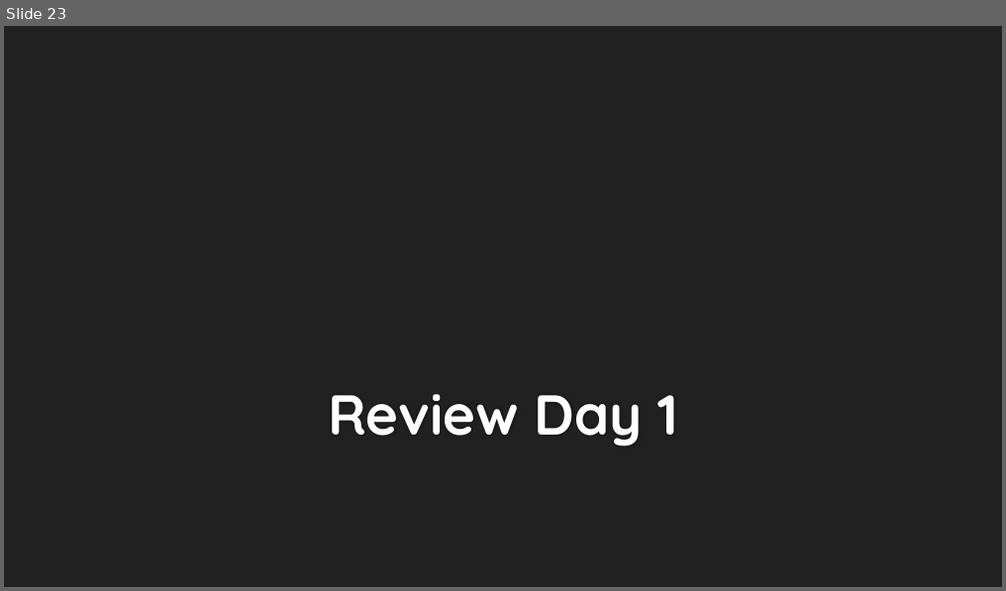
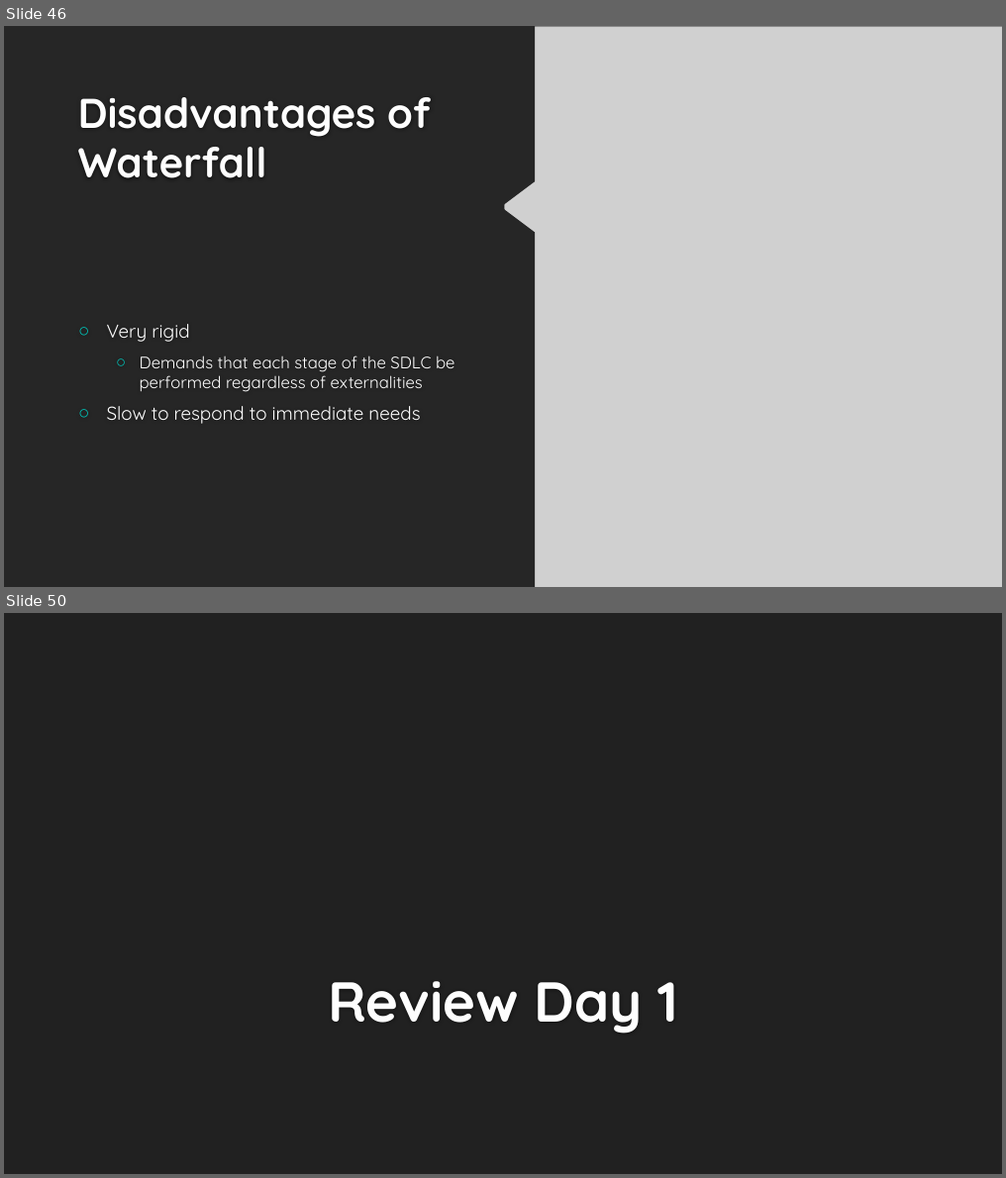
Before and after one commit to hexa-decim8/ISBPM, a slide deck: Class_Materials/Week_3/Day_1/ISBPM w3d1.pptx. Shown one above the other, each under a label of ours: slide 23 before the commit, slides 46 and 50 after it; the slides between them are not shown. The pictures are 1006x591 and 1006x1178 pixels, drawn with LibreOffice and Linux fonts; fonts in the diff are those of the drawing; grey boxes stand for pictures; background and template pictures are left out. Boxes give left, top, right and bottom in pixels: in the first picture for what was removed or moved away, otherwise in the second. Text is boxed around its words. In the diff, an @@ line names an element or a change of style, - is before the commit and + after.

```diff
--- a/Class_Materials/Week_3/Day_1/ISBPM w3d1.pptx
+++ b/Class_Materials/Week_3/Day_1/ISBPM w3d1.pptx
@@ slide 46 added at [4, 26, 1002, 587], background #212121 @@
@@ freeform shape added at [4, 26, 535, 587], fill #262626 @@
@@ picture added at [504, 26, 1002, 587] @@
@@ title added at [78, 97, 430, 178], 40 pt, text #FEFEFE, bold @@
+Disadvantages of Waterfall
@@ text added at [107, 324, 454, 424], 16 pt, text #FFFFFF @@
+○ Very rigid
+  ○ Demands that each stage of the SDLC be performed regardless of externalities
+○ Slow to respond to immediate needs
@@ what was slide 23 is now slide 50 @@
```
Also in this commit, not shown: 4 slides changed, 27 other slides added, 1 slide removed, 5 other files.
